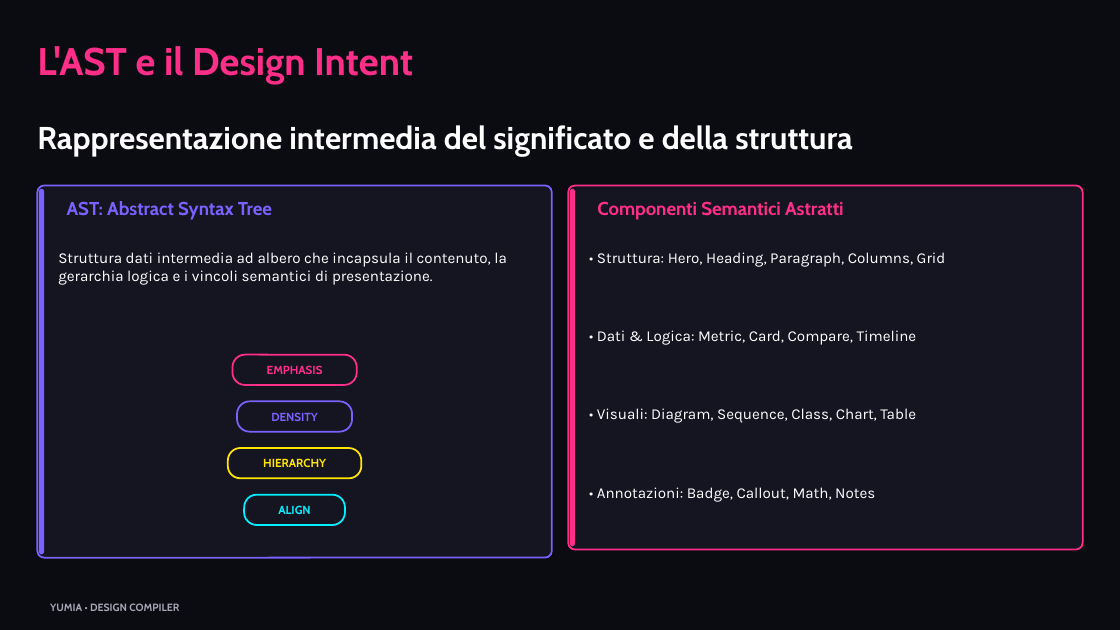
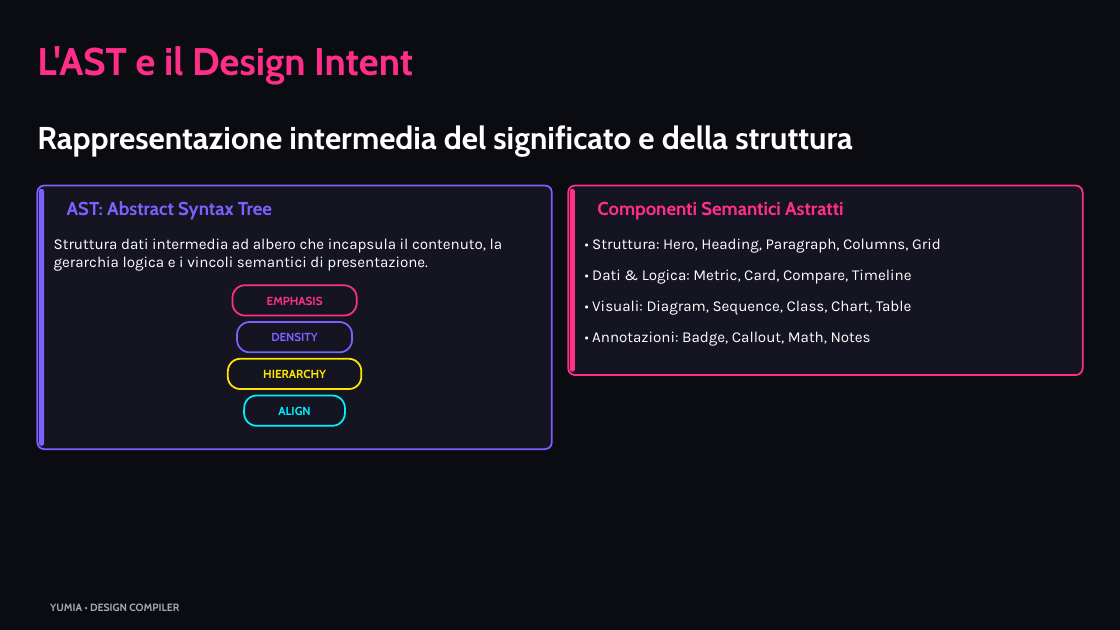
Before and after one commit to biagio-scaglia/Yumia-MD, a slide deck: slide 6 of presentation.pptx. Drawn at 1120x630 pixels with LibreOffice and Linux fonts; fonts in the diff are those of the drawing. Boxes give left, top, right and bottom in pixels: in the first picture for what was removed or moved away, otherwise in the second. Text is boxed around its words. In the diff, an @@ line names an element or a change of style, - is before the commit and + after.

Commit message:
fix(layout,html): prevent grid cards from overflowing slide height
Tighten paragraph/list estimates, densify card packing, and equalize row heights so uneven bullet columns stay closed within 16:9.

```diff
--- a/presentation.pptx
+++ b/presentation.pptx
@@ rounded rectangle: place and size @@
-rounded rectangle at [37, 186, 551, 558]
+rounded rectangle at [37, 186, 551, 450]
@@ rounded rectangle at [37, 186, 551, 450]: proportions changed @@
@@ rounded rectangle: place and size @@
-rounded rectangle at [39, 189, 44, 555]
+rounded rectangle at [39, 189, 44, 446]
@@ rounded rectangle at [568, 186, 1082, 376]: proportions changed @@
@@ rounded rectangle: place and size @@
-rounded rectangle at [568, 186, 1082, 549]
+rounded rectangle at [568, 186, 1082, 376]
@@ rounded rectangle: place and size @@
-rounded rectangle at [570, 189, 575, 546]
+rounded rectangle at [570, 189, 575, 372]
@@ text "Struttura dati intermedia ad albero ...": place and size @@
-text "Struttura dati intermedia ad albero ..." at [58, 252, 507, 285]
+text "Struttura dati intermedia ad albero ..." at [54, 238, 503, 271]
@@ text "• Struttura: Hero, Heading, Paragraph, ...": place and size @@
-text "• Struttura: Hero, Heading, Paragraph, ..." at [597, 252, 946, 267]
+text "• Struttura: Hero, Heading, Paragraph, ..." at [592, 238, 941, 253]
@@ text "• Dati & Logica: Metric, ...": place and size @@
-text "• Dati & Logica: Metric, ..." at [597, 330, 917, 345]
+text "• Dati & Logica: Metric, ..." at [592, 269, 912, 284]
@@ text "EMPHASIS": place and size @@
-text "EMPHASIS" at [267, 365, 323, 374]
+text "EMPHASIS" at [267, 296, 323, 305]
@@ rounded rectangle: place and size @@
-rounded rectangle at [233, 355, 357, 385]
+rounded rectangle at [233, 286, 357, 316]
@@ text "• Visuali: Diagram, Sequence, Class, ...": place and size @@
-text "• Visuali: Diagram, Sequence, Class, ..." at [597, 408, 916, 423]
+text "• Visuali: Diagram, Sequence, Class, ..." at [592, 300, 912, 315]
@@ text "DENSITY": place and size @@
-text "DENSITY" at [271, 412, 318, 421]
+text "DENSITY" at [271, 332, 318, 341]
@@ rounded rectangle: place and size @@
-rounded rectangle at [237, 402, 352, 432]
+rounded rectangle at [237, 322, 352, 352]
@@ text "• Annotazioni: Badge, Callout, Math, ...": place and size @@
-text "• Annotazioni: Badge, Callout, Math, ..." at [597, 487, 875, 502]
+text "• Annotazioni: Badge, Callout, Math, ..." at [592, 331, 871, 346]
@@ text "HIERARCHY": place and size @@
-text "HIERARCHY" at [263, 458, 326, 467]
+text "HIERARCHY" at [263, 369, 326, 378]
@@ rounded rectangle: place and size @@
-rounded rectangle at [228, 448, 361, 478]
+rounded rectangle at [228, 359, 361, 389]
@@ text "ALIGN": place and size @@
-text "ALIGN" at [278, 505, 310, 514]
+text "ALIGN" at [278, 406, 310, 415]
@@ rounded rectangle: place and size @@
-rounded rectangle at [245, 495, 345, 525]
+rounded rectangle at [245, 396, 345, 426]
```
Also in this commit, not shown: 12 other slides changed, 6 other files.
